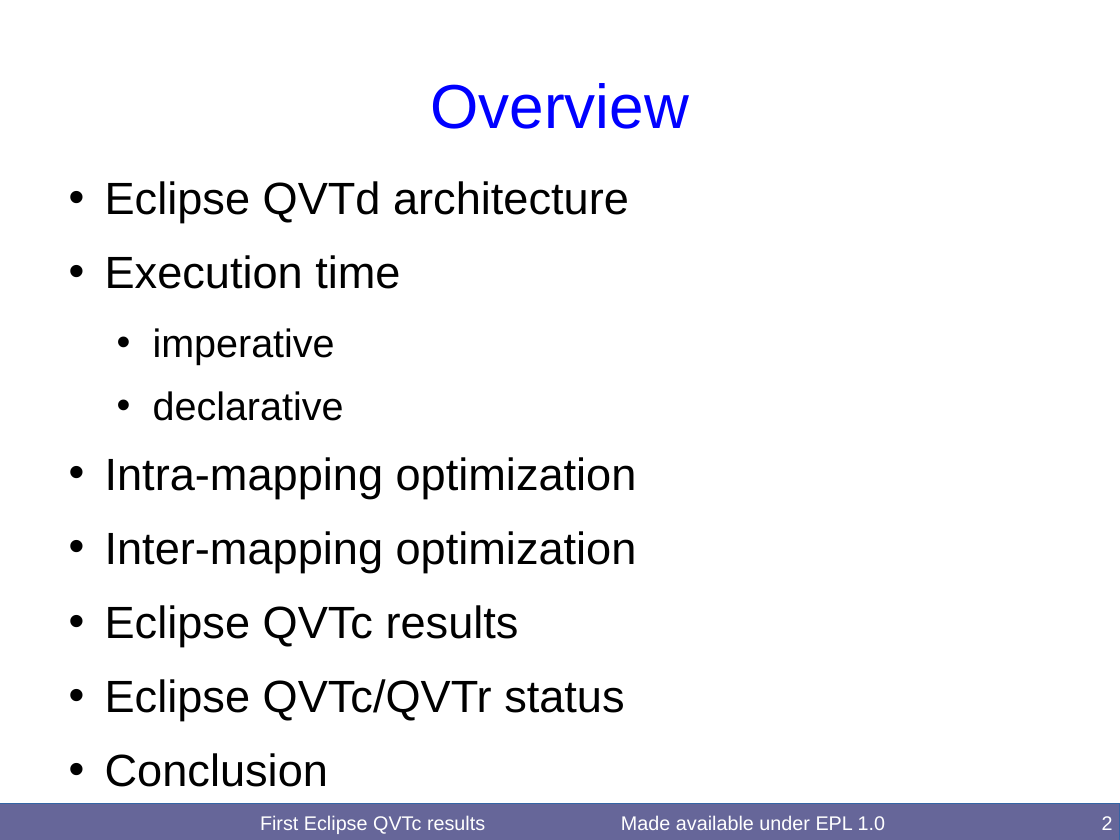
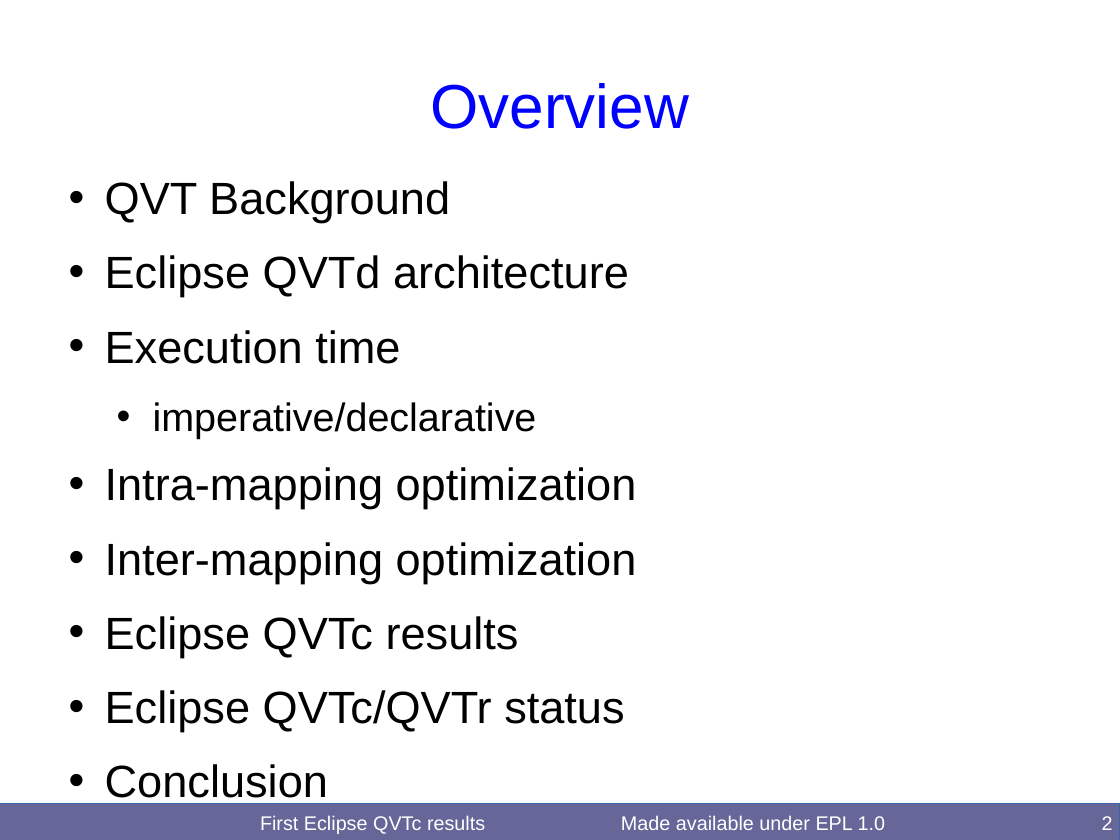
Before and after one commit to merks/mmt-website, a slide deck: slide 2 of qvt/docs/BigMDE2016/QVTcFirstResults.odp. Drawn at 1120x840 pixels with LibreOffice and Linux fonts; fonts in the diff are those of the drawing. Boxes give left, top, right and bottom in pixels: in the first picture for what was removed or moved away, otherwise in the second. Text is boxed around its words. In the diff, an @@ line names an element or a change of style, - is before the commit and + after.

```diff
--- a/qvt/docs/BigMDE2016/QVTcFirstResults.odp
+++ b/qvt/docs/BigMDE2016/QVTcFirstResults.odp
@@ text at box(105, 181, 450, 223): paragraph added @@
+• QVT Background
@@ text at box(153, 402, 537, 439): text changed @@
-  • imperative
-  • declarative
+  • imperative/declarative
```
Also in this commit, not shown: 8 other slides changed, 2 slides added, 1 slide removed.
